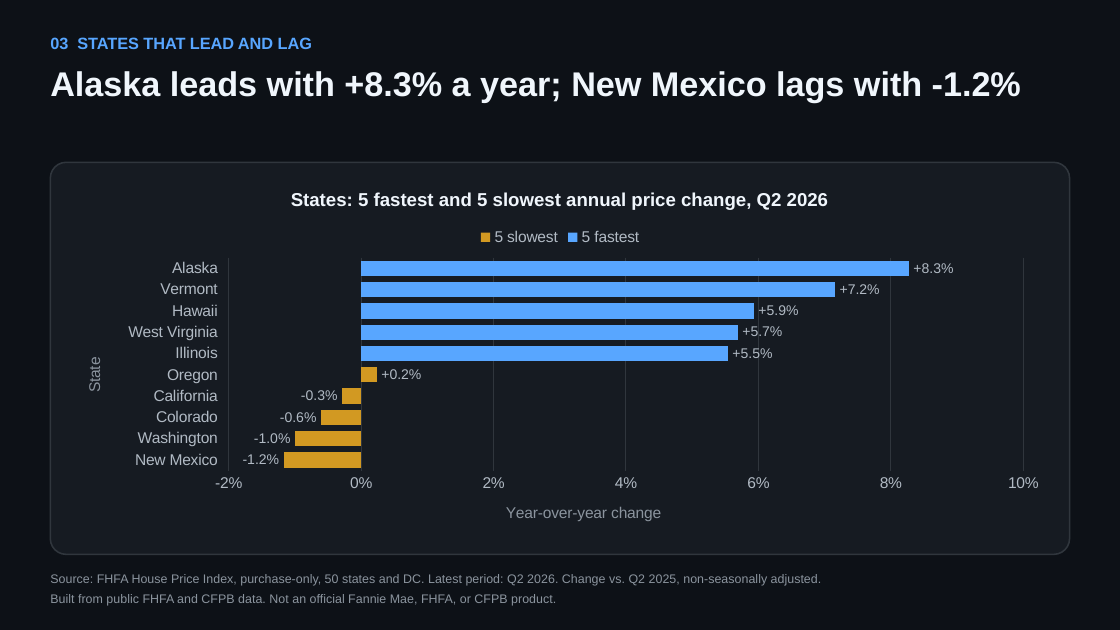
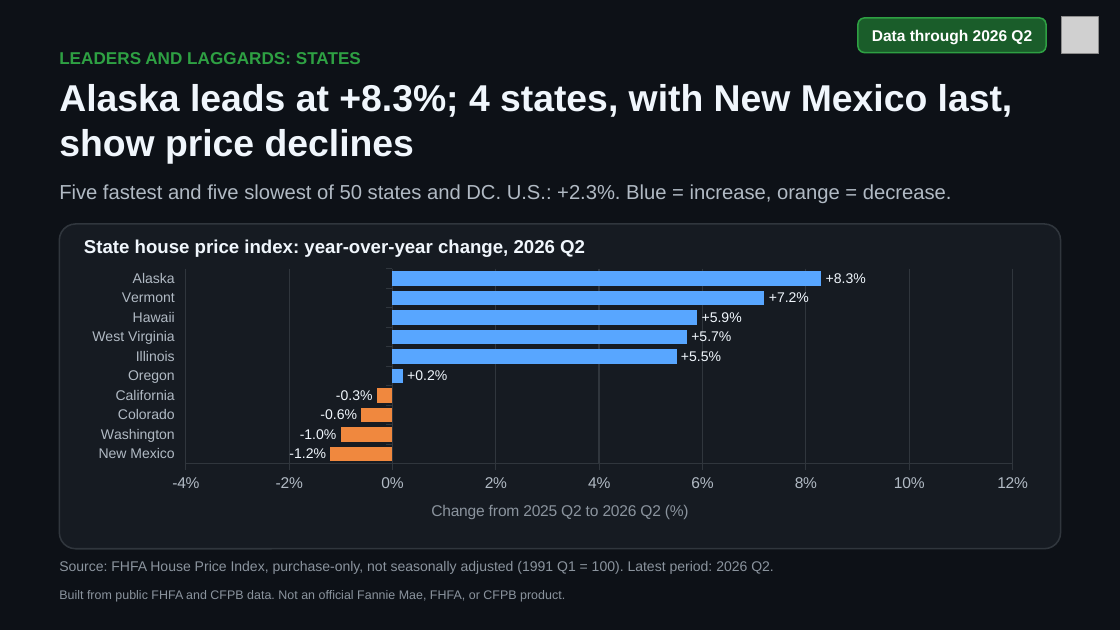
Before and after one commit to DanWahlin/housing-market-demo, a slide deck: slide 4 of briefings/housing-market-briefing.pptx. Drawn at 1120x630 pixels with LibreOffice and Linux fonts; fonts in the diff are those of the drawing; grey boxes stand for pictures. Boxes give left, top, right and bottom in pixels: in the first picture for what was removed or moved away, otherwise in the second. Text is boxed around its words. In the diff, an @@ line names an element or a change of style, - is before the commit and + after.

```diff
--- a/briefings/housing-market-briefing.pptx
+++ b/briefings/housing-market-briefing.pptx
@@ rounded rectangle added at (x1=858, y1=18, x2=1046, y2=53), fill #1A5D2A, outline #2EA043 1 pt @@
@@ text added at (x1=872, y1=29, x2=1032, y2=44), 10 pt, text #FFFFFF, bold @@
+Data through 2026 Q2
@@ picture added at (x1=1062, y1=17, x2=1099, y2=54) @@
@@ text removed at (x1=50, y1=37, x2=312, y2=49) @@
-03 STATES THAT LEAD AND LAG
@@ text added at (x1=59, y1=52, x2=361, y2=64), 11 pt, text #2EA043, bold @@
+LEADERS AND LAGGARDS: STATES
@@ text at (x1=59, y1=84, x2=1013, y2=163): text changed; size 22 to 24 pt @@
-Alaska leads with +8.3% a year; New Mexico lags with -1.2%
+Alaska leads at +8.3%; 4 states, with New Mexico last, show price declines
@@ text added at (x1=59, y1=184, x2=952, y2=203), 13 pt, text #B1BAC4 @@
+Five fastest and five slowest of 50 states and DC. U.S.: +2.3%. Blue = increase, orange = decrease.
@@ rounded rectangle resized from (x1=50, y1=162, x2=1070, y2=554) to (x1=59, y1=224, x2=1061, y2=549) @@
@@ rounded rectangle at (x1=59, y1=224, x2=1061, y2=549): proportions changed @@
@@ text added at (x1=84, y1=239, x2=585, y2=257), 12 pt, text #F0F6FC, bold @@
+State house price index: year-over-year change, 2026 Q2
@@ bar chart at (x1=73, y1=263, x2=1047, y2=543) @@
@@ title "States: 5 fastest and 5 slowest annual price change, Q2 2026" removed @@
-5 fastest: -, -, -, -, -, 0.055, 0.057, 0.059, 0.072, 0.083
+Series 1: -1.2, -1, -0.6, -0.3, 0.2, 5.5, 5.7, 5.9, 7.2, 8.3
@@ data labels of Series 1 changed @@
@@ colours of single points changed @@
-5 slowest: -0.012, -0.01, -0.006, -0.003, 0.002, -, -, -, -, -
@@ category axis title "State" to "" @@
@@ value axis title "Year-over-year change" to "Change from 2025 Q2 to 2026 Q2 (%)" @@
@@ legend changed @@
@@ category axis changed @@
@@ value axis changed @@
@@ bar spacing changed @@
@@ lettering changed @@
@@ bar chart resized from (x1=62, y1=171, x2=1058, y2=545) to (x1=73, y1=263, x2=1047, y2=543) @@
@@ text added at (x1=59, y1=561, x2=774, y2=574), 9 pt, text #8B949E @@
+Source: FHFA House Price Index, purchase-only, not seasonally adjusted (1991 Q1 = 100). Latest period: 2026 Q2.
@@ text at (x1=50, y1=574, x2=822, y2=586): paragraph removed @@
-Source: FHFA House Price Index, purchase-only, 50 states and DC. Latest period: Q2 2026. Change vs. Q2 2025, non-seasonally adjusted.
@@ text "Built from public FHFA and ..." moved from (x1=50, y1=574, x2=822, y2=606) to (x1=59, y1=590, x2=565, y2=602) @@
@@ text "Built from public FHFA and ..." at (x1=59, y1=590, x2=565, y2=602): less space between paragraphs @@
```
Also in this commit, not shown: 5 other slides changed, 1 slide added, 1 slide removed, 42 other files.
